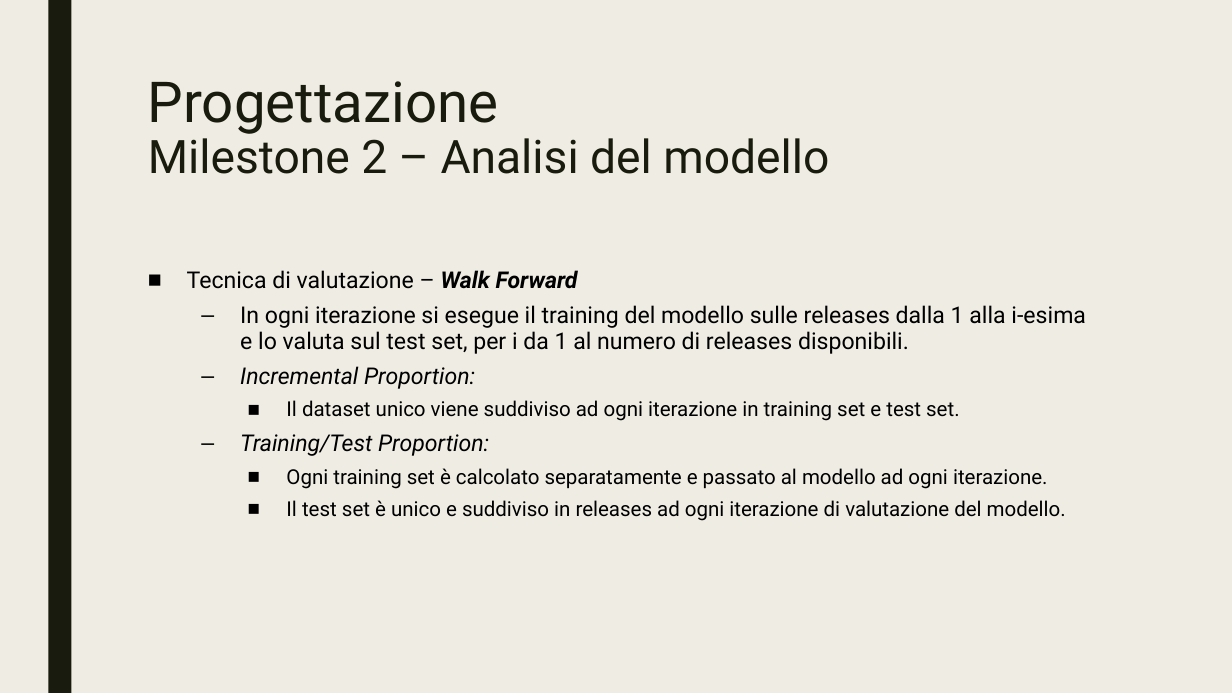
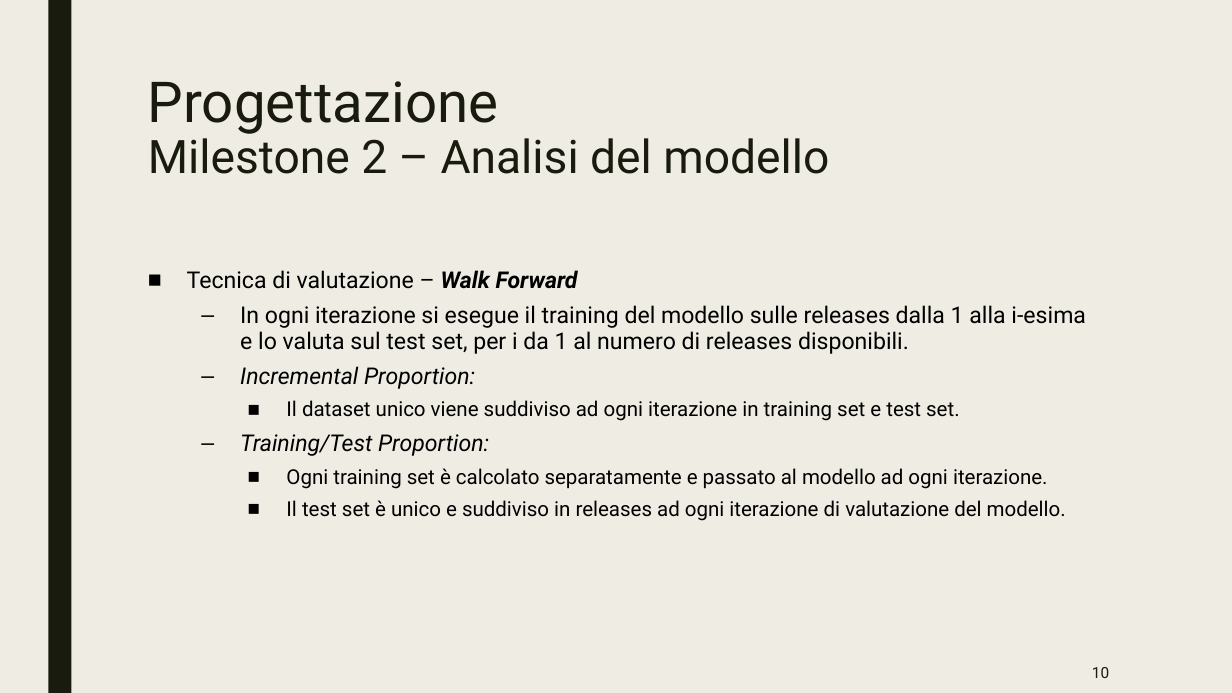
Before and after one commit to livias1726/isw2_ml_for_se_deliverable, a slide deck: slide 10 of ISW2_ML_for_SE_Deliverable_0306352.pptx. Drawn at 1232x693 pixels with LibreOffice and Linux fonts; fonts in the diff are those of the drawing. Boxes give left, top, right and bottom in pixels: in the first picture for what was removed or moved away, otherwise in the second. Text is boxed around its words. In the diff, an @@ line names an element or a change of style, - is before the commit and + after.

```diff
--- a/ISW2_ML_for_SE_Deliverable_0306352.pptx
+++ b/ISW2_ML_for_SE_Deliverable_0306352.pptx
@@ page number added at (1092, 667, 1109, 678), 12 pt, text #191B0E @@
+10
```
Also in this commit, not shown: 21 other slides changed.
